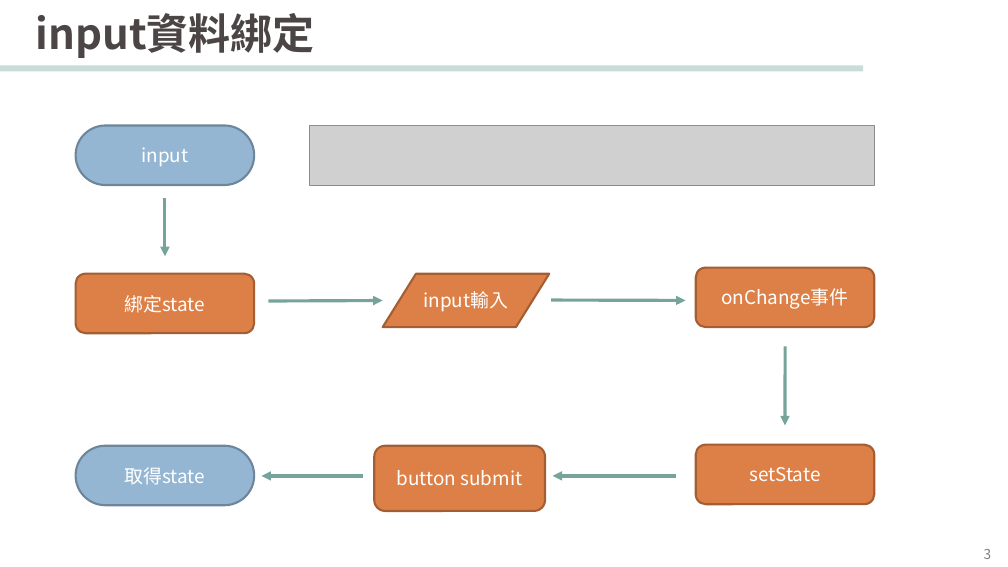
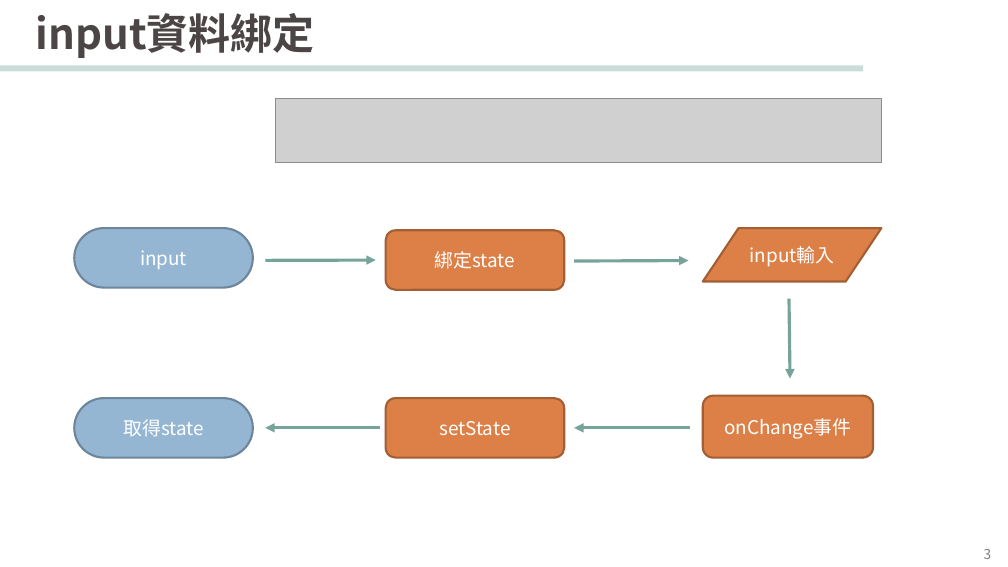
Before and after one commit to leeyouyi/course, a slide deck: slide 3 of 講義/第五堂課React-form.pptx. Drawn at 1008x567 pixels with LibreOffice and Linux fonts; fonts in the diff are those of the drawing; grey boxes stand for pictures; background and template pictures are left out. Boxes give left, top, right and bottom in pixels: in the first picture for what was removed or moved away, otherwise in the second. Text is boxed around its words. In the diff, an @@ line names an element or a change of style, - is before the commit and + after.

```diff
--- a/講義/第五堂課React-form.pptx
+++ b/講義/第五堂課React-form.pptx
@@ picture: place and size @@
-picture at [309, 126, 874, 185]
+picture at [276, 98, 882, 162]
@@ rounded rectangle "input": place and size @@
-rounded rectangle "input" at [76, 126, 254, 185]
+rounded rectangle "input" at [74, 228, 253, 288]
@@ rounded rectangle "綁定state": place and size @@
-rounded rectangle "綁定state" at [76, 274, 254, 333]
+rounded rectangle "綁定state" at [386, 231, 564, 290]
@@ flow chart input output "input輸入": place and size @@
-flow chart input output "input輸入" at [383, 274, 549, 327]
+flow chart input output "input輸入" at [703, 228, 882, 282]
@@ arrow moved from (165, 198) - (165, 256) to (265, 260) - (376, 260) @@
@@ arrow moved from (268, 301) - (383, 301) to (574, 261) - (689, 261) @@
@@ arrow moved from (786, 346) - (785, 426) to (789, 299) - (790, 379) @@
@@ rounded rectangle "取得state": place and size @@
-rounded rectangle "取得state" at [76, 446, 254, 506]
+rounded rectangle "取得state" at [74, 399, 253, 458]
@@ rounded rectangle "setState": place and size @@
-rounded rectangle "setState" at [696, 445, 874, 504]
+rounded rectangle "setState" at [386, 399, 564, 458]
@@ rounded rectangle "onChange事件": place and size @@
-rounded rectangle "onChange事件" at [696, 268, 874, 327]
+rounded rectangle "onChange事件" at [703, 395, 873, 457]
@@ arrow moved from (676, 476) - (553, 476) to (380, 428) - (265, 428) @@
@@ rounded rectangle removed at [374, 446, 545, 511] @@
-button submit
@@ arrow moved from (551, 300) - (686, 300) to (690, 428) - (574, 428) @@
@@ arrow removed from (363, 476) to (262, 476) @@
```
Also in this commit, not shown: 2 other slides changed, 8 other files.
